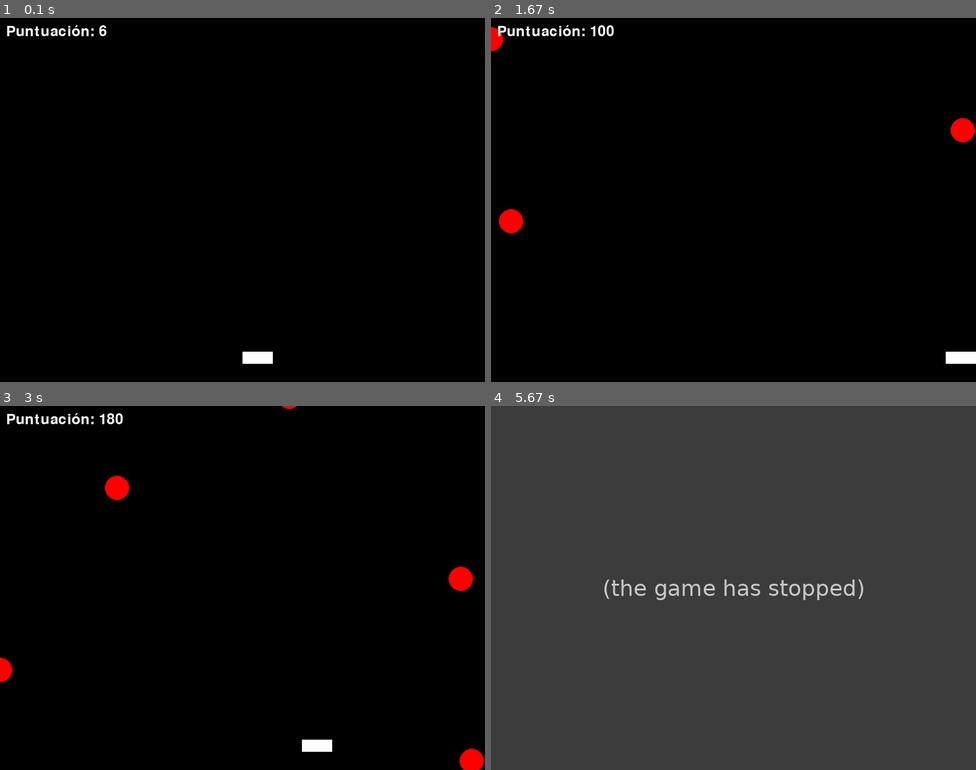
Above: before the commit, frames 1-4 (two rows, left to right).
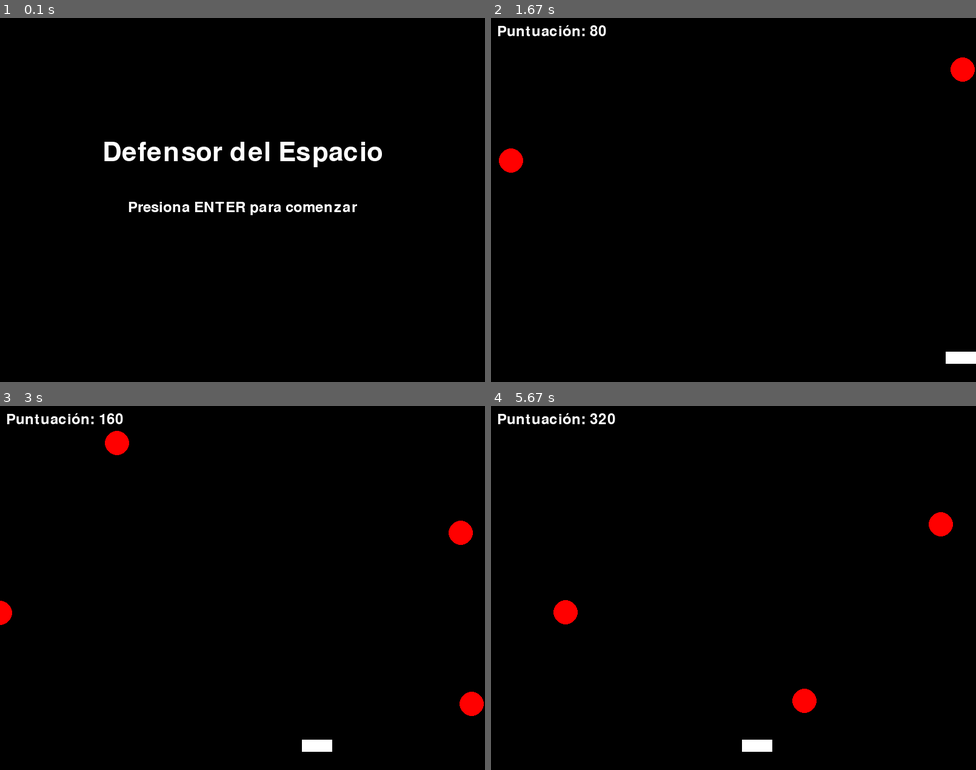
Above: after the commit, the same moments.

Repository: cdanielrua/videogamepygame
Game: pygame game, started from main.py
Same seed, same stepped clock (60 frames per second), same inputs: the game is played once before the commit and once after it.
Inputs:
- Up to frame 1 (0.1 s): no input
- Up to frame 2 (1.67 s): tap Enter at 0.33 s; hold Right 0.67-1.13 s; hold Right 1.17-1.63 s
- Up to frame 3 (3 s): hold Left 1.67-2.2 s; hold Left 2.23-2.63 s; hold Right from 2.67 s (still down)
- Up to frame 4 (5.67 s): release Right at 3.3 s; hold Left 3.33-3.8 s; hold Right 3.83-4.3 s; hold Right 4.33-4.8 s; hold Left 4.83-5.37 s; hold Left from 5.4 s (still down)

The runs differ from the first frame. In frame 1, 2.5% of the frame differs, in the area x 1-79%, y 1-95%; in frame 2, 1.2%; in frame 3, 1.8%; in frame 4, 100%, in the area x 0-100%, y 0-100%.
Before the commit the program exited at 5.43 s; later frames show no game.

Commit message:
se agrega dificultad con la velocidad de los asteroides ademas se implementa pantalla de inicio y game over

Diff:
--- a/main.py
+++ b/main.py
@@ -14,6 +14,7 @@
 BLACK = (0, 0, 0)
 RED = (255, 0, 0)
 font = pygame.font.Font(None, 36)
+title_font = pygame.font.Font(None, 64)
 
 # Variables del jugador
 ship_x, ship_y = WIDTH // 2, HEIGHT - 50
@@ -23,10 +24,11 @@
 # Lista de asteroides
 asteroids = []
 asteroid_speed = 5
-spawn_timer = 30  # Controla la frecuencia de aparición de asteroides
+spawn_timer = 30
 
 # Puntuación
 score = 0
+difficulty_factor = 0.1  # Incremento de dificultad
 
 def draw_ship(screen, x, y):
     """Dibuja la nave del jugador."""
@@ -44,12 +46,30 @@
             return True
     return False
 
+def show_start_screen():
+    """Pantalla de inicio del juego."""
+    screen.fill(BLACK)
+    title_text = title_font.render("Defensor del Espacio", True, WHITE)
+    prompt_text = font.render("Presiona ENTER para comenzar", True, WHITE)
+    screen.blit(title_text, (WIDTH // 2 - title_text.get_width() // 2, HEIGHT // 3))
+    screen.blit(prompt_text, (WIDTH // 2 - prompt_text.get_width() // 2, HEIGHT // 2))
+    pygame.display.flip()
+
+    waiting = True
+    while waiting:
+        for event in pygame.event.get():
+            if event.type == pygame.QUIT:
+                pygame.quit()
+                exit()
+            if event.type == pygame.KEYDOWN and event.key == pygame.K_RETURN:
+                waiting = False
+
 def main():
-    global ship_x, score  # Declarar variables globales
+    global ship_x, score, asteroid_speed, spawn_timer  # Declarar variables globales
 
     clock = pygame.time.Clock()
     running = True
-    frame_count = 0  # Contador para el temporizador de asteroides
+    frame_count = 0
 
     while running:
         screen.fill(BLACK)
@@ -70,7 +90,7 @@
         frame_count += 1
         if frame_count % spawn_timer == 0:
             asteroid_x = random.randint(0, WIDTH)
-            asteroid_y = -20  # Comienza fuera de la pantalla
+            asteroid_y = -20
             asteroids.append([asteroid_x, asteroid_y])
 
         # Movimiento de asteroides
@@ -82,11 +102,14 @@
 
         # Comprobar colisión
         if check_collision(asteroids, ship_x, ship_y):
-            print(f"¡Juego terminado! Puntuación final: {score}")
-            running = False
+            show_game_over_screen()
+            return  # Salir del juego actual y volver al menú
 
-        # Incrementar puntuación
+        # Incrementar puntuación y dificultad
         score += 1
+        if score % 100 == 0:  # Cada 100 puntos, aumenta la dificultad
+            asteroid_speed += difficulty_factor
+            spawn_timer = max(10, spawn_timer - 1)  # Reduce el tiempo entre asteroides
 
         # Dibujar elementos
         draw_ship(screen, ship_x, ship_y)
@@ -101,5 +124,28 @@
 
     pygame.quit()
 
+def show_game_over_screen():
+    """Pantalla de Game Over."""
+    screen.fill(BLACK)
+    game_over_text = title_font.render("¡Juego Terminado!", True, WHITE)
+    score_text = font.render(f"Puntuación final: {score}", True, WHITE)
+    restart_text = font.render("Presiona ENTER para reiniciar", True, WHITE)
+
+    screen.blit(game_over_text, (WIDTH // 2 - game_over_text.get_width() // 2, HEIGHT // 3))
+    screen.blit(score_text, (WIDTH // 2 - score_text.get_width() // 2, HEIGHT // 2))
+    screen.blit(restart_text, (WIDTH // 2 - restart_text.get_width() // 2, HEIGHT // 1.5))
+    pygame.display.flip()
+
+    waiting = True
+    while waiting:
+        for event in pygame.event.get():
+            if event.type == pygame.QUIT:
+                pygame.quit()
+                exit()
+            if event.type == pygame.KEYDOWN and event.key == pygame.K_RETURN:
+                waiting = False
+                main()  # Reiniciar el juego
+
 if __name__ == "__main__":
+    show_start_screen()
     main()
